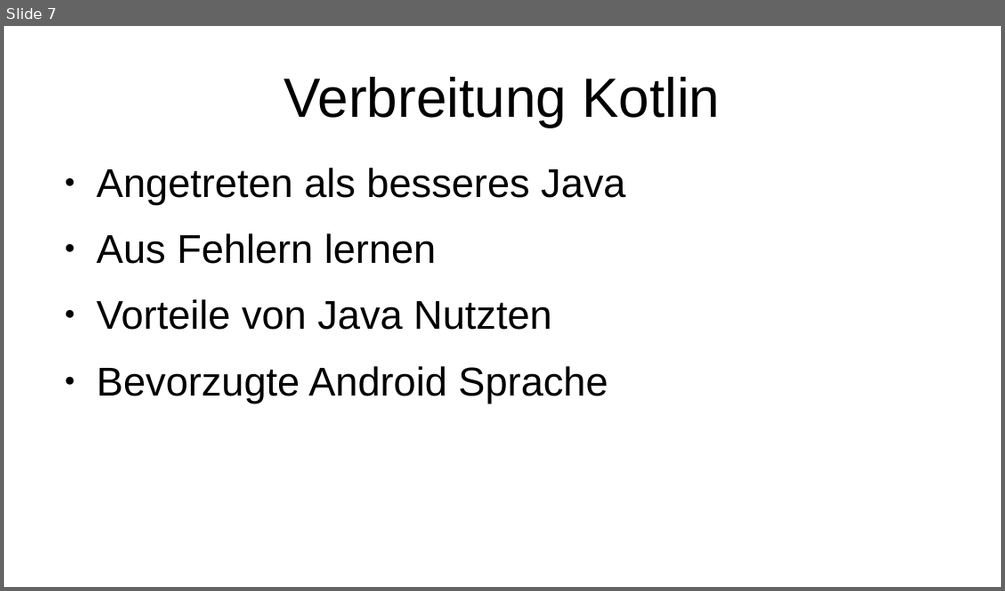
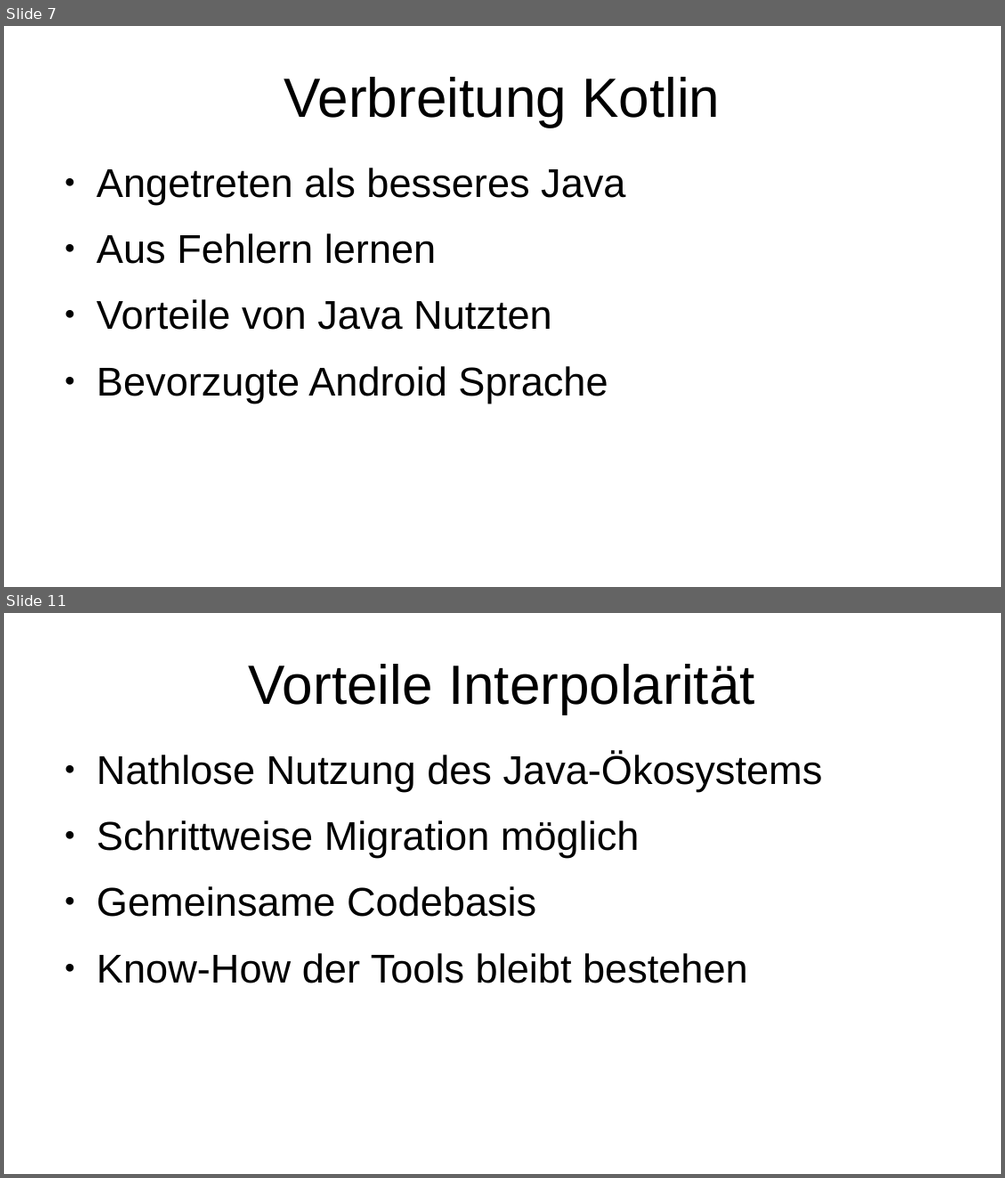
Before and after one commit to FSpruhs/kotlin-statt-java, a slide deck: presentation.odp. Shown one above the other, each under a label of ours: slide 7 before the commit, slides 7 and 11 after it; the slides between them are not shown. The pictures are 1005x591 and 1005x1178 pixels, drawn with LibreOffice and Linux fonts; fonts in the diff are those of the drawing. Boxes give left, top, right and bottom in pixels: in the first picture for what was removed or moved away, otherwise in the second. Text is boxed around its words. In the diff, an @@ line names an element or a change of style, - is before the commit and + after.

```diff
--- a/presentation.odp
+++ b/presentation.odp
@@ slide 11 added at (x1=4, y1=613, x2=1001, y2=1174), background #FFFFFF @@
@@ title added at (x1=249, y1=664, x2=755, y2=714), 44 pt, text #000000 @@
+Vorteile Interpolarität
@@ text added at (x1=97, y1=753, x2=823, y2=983), 32 pt, text #000000 @@
+● Nathlose Nutzung des Java-Ökosystems
+● Schrittweise Migration möglich
+● Gemeinsame Codebasis
+● Know-How der Tools bleibt bestehen
```
Also in this commit, not shown: 1 slide changed, 3 other slides added, 1 other file.
